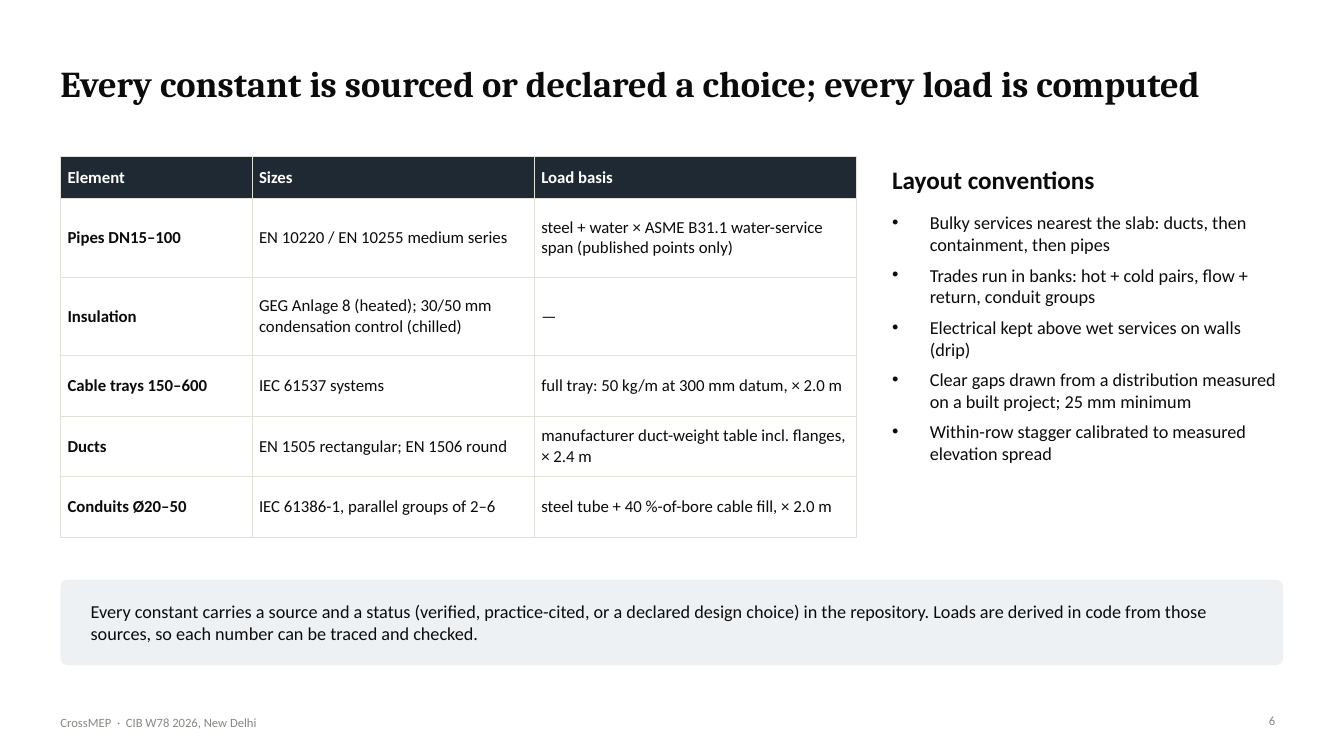
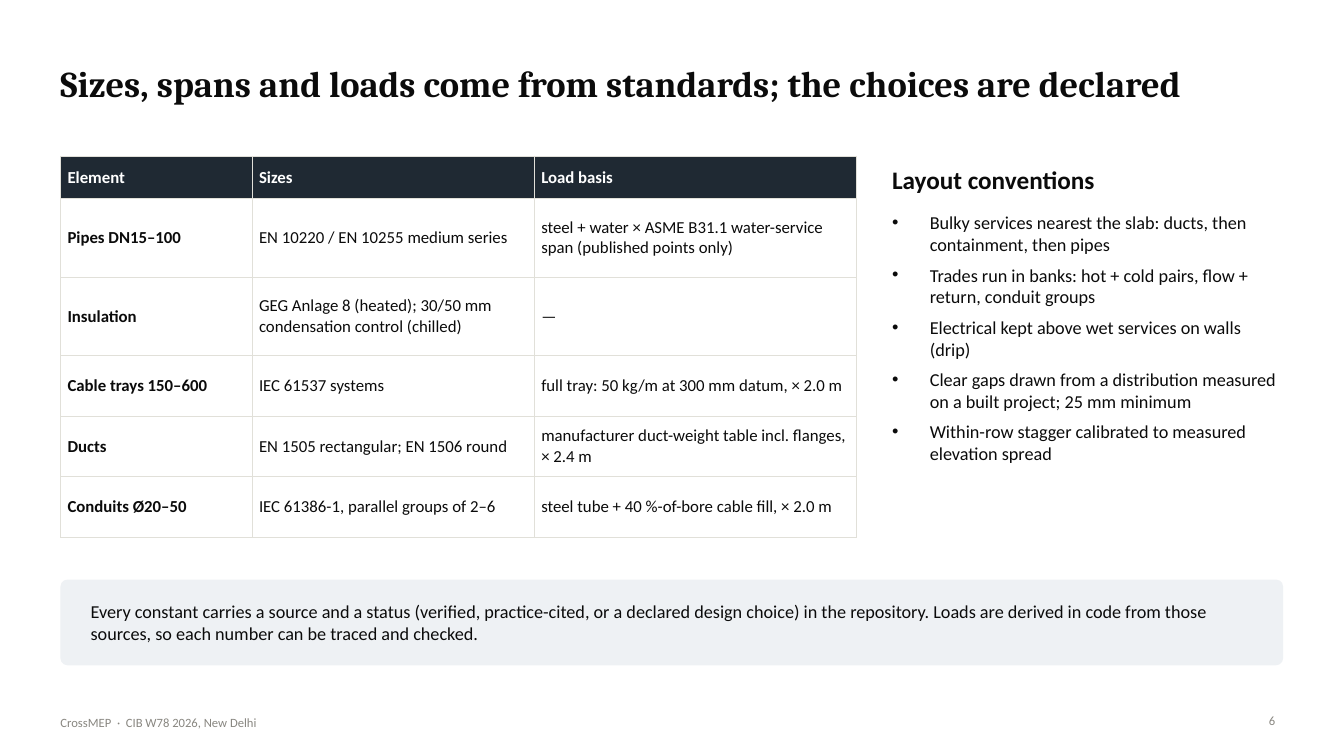
Before and after one commit to lavinia-ped/CrossMEP_Dataset, a slide deck: slide 6 of docs/CrossMEP_CIBW78_talk.pptx. Drawn at 1344x756 pixels with LibreOffice and Linux fonts; fonts in the diff are those of the drawing. Boxes give left, top, right and bottom in pixels: in the first picture for what was removed or moved away, otherwise in the second. Text is boxed around its words. In the diff, an @@ line names an element or a change of style, - is before the commit and + after.

Commit message:
Talk: slide titles state their message
Each title is now a sentence with a point (for example 'Spacing holds up on a
clinic the generator never saw', 'Nowadays, every pipe, duct and tray hangs from
a hand-designed support') rather than a topic label. Numbers in titles are
computed from the released data. Script headings updated to match; PPTX and PDF
rebuilt.

```diff
--- a/docs/CrossMEP_CIBW78_talk.pptx
+++ b/docs/CrossMEP_CIBW78_talk.pptx
@@ title at <box>60,71,1181,105</box>: text changed @@
-Every constant is sourced or declared a choice; every load is computed
+Sizes, spans and loads come from standards; the choices are declared
```
Also in this commit, not shown: 18 other slides changed, 4 other files.
